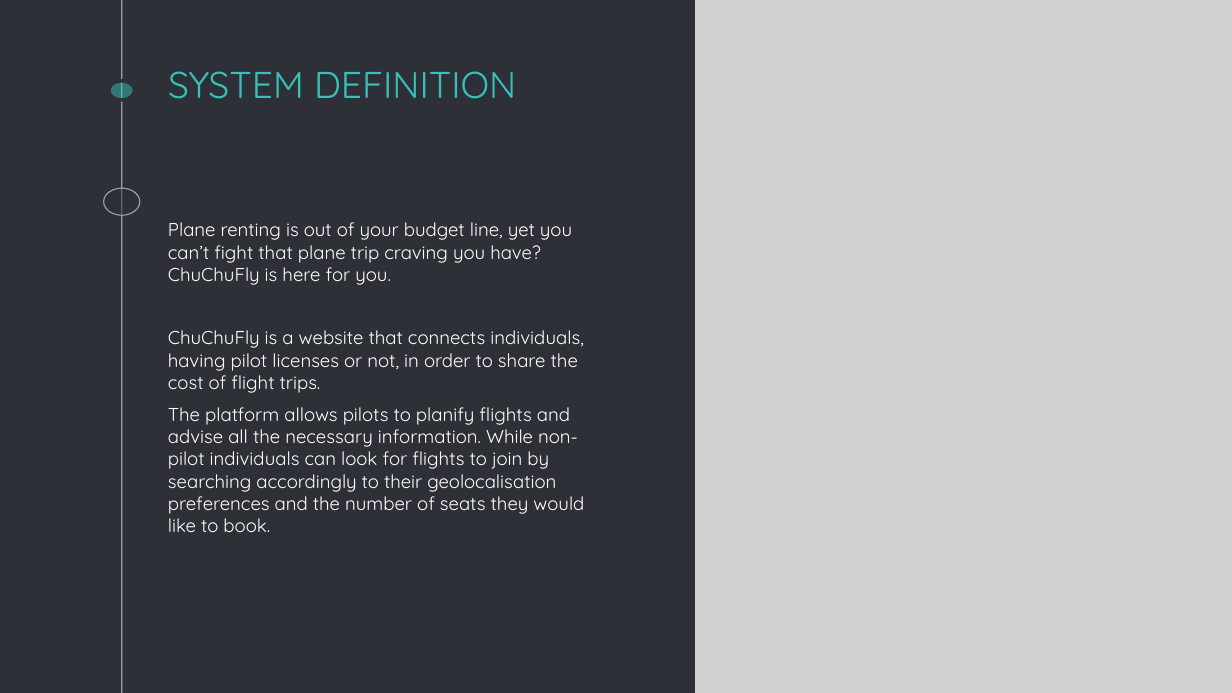
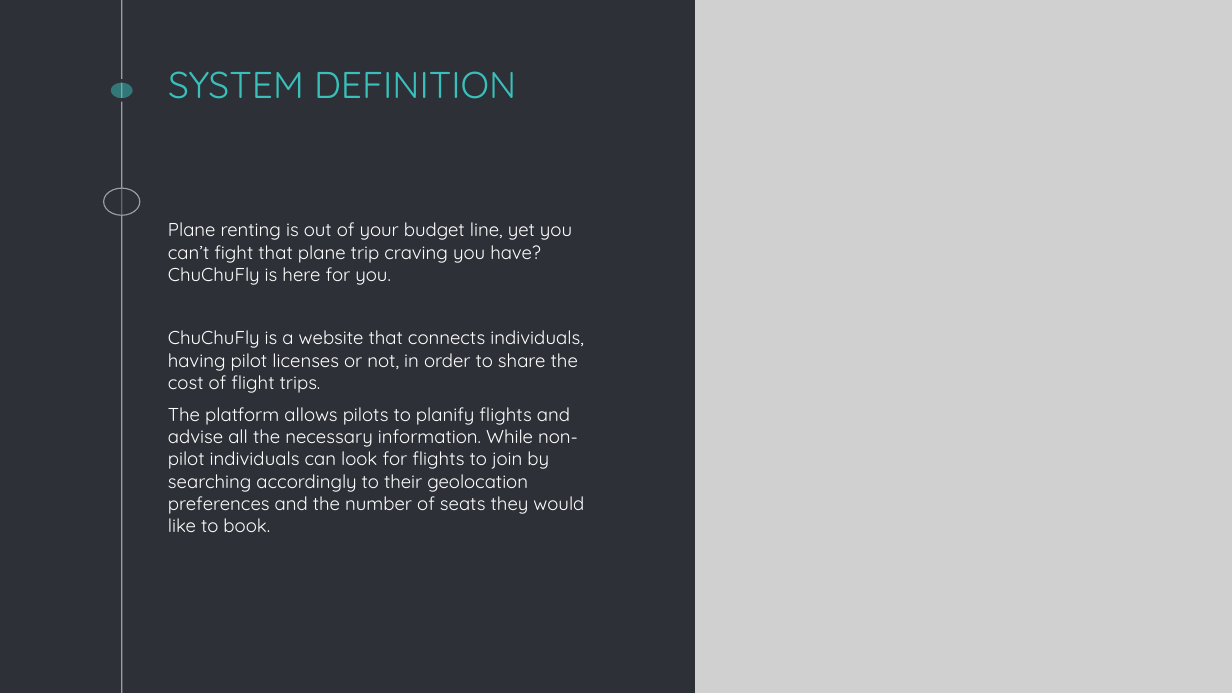
Before and after one commit to andressito/ProjetGLA2019, a slide deck: slide 2 of Projet/Rapport/TD5_GL_G1.odp. Drawn at 1232x693 pixels with LibreOffice and Linux fonts; fonts in the diff are those of the drawing; grey boxes stand for pictures. Boxes give left, top, right and bottom in pixels: in the first picture for what was removed or moved away, otherwise in the second. Text is boxed around its words. In the diff, an @@ line names an element or a change of style, - is before the commit and + after.

```diff
--- a/Projet/Rapport/TD5_GL_G1.odp
+++ b/Projet/Rapport/TD5_GL_G1.odp
@@ text at bbox=[168, 407, 584, 514]: text changed @@
-The platform allows pilots to planify flights and advise all the necessary information. While non-pilot individuals can look for flights to join by searching accordingly to their geolocalisation preferences and the number of seats they would like to book.
+The platform allows pilots to planify flights and advise all the necessary information. While non-pilot individuals can look for flights to join by searching accordingly to their geolocation preferences and the number of seats they would like to book.
```
Also in this commit, not shown: 6 other slides changed, 1 slide added, 13 slides removed, 1 other file.
